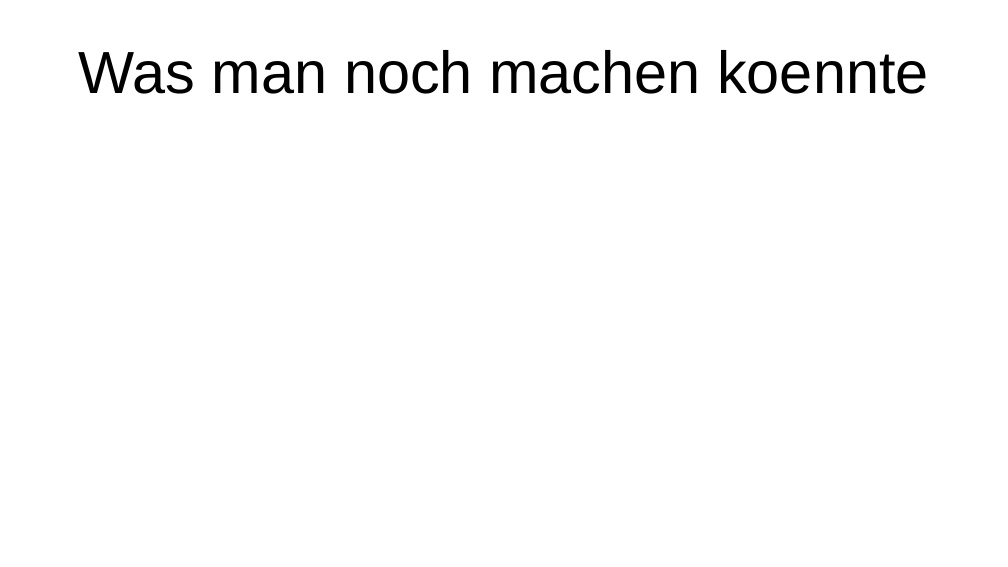
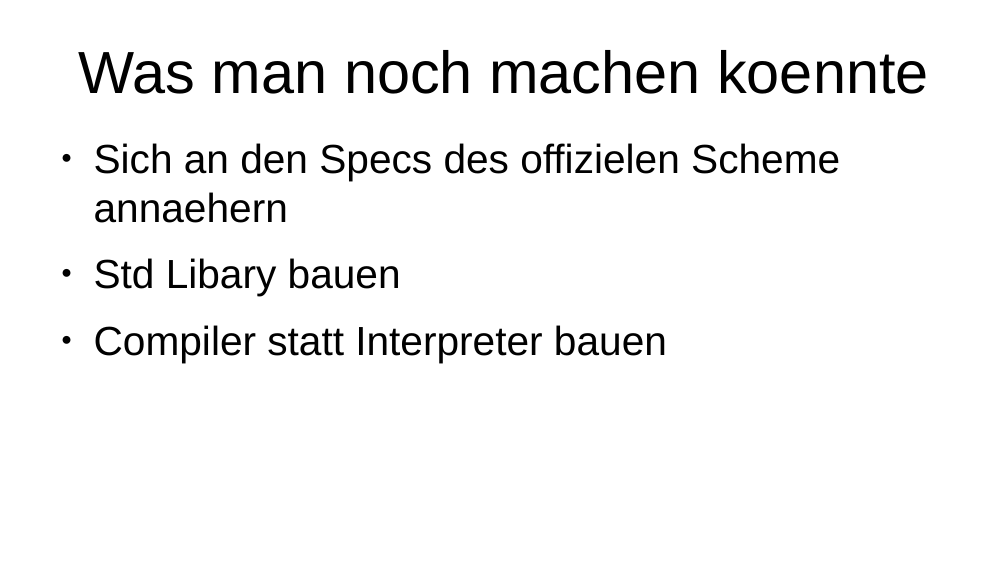
Before and after one commit to Iquiji/little-schemer-talk, a slide deck: slide 16 of Talk Engineering Day 2-6-2022.odp (slide 14 before the commit). Drawn at 1008x567 pixels with LibreOffice and Linux fonts; fonts in the diff are those of the drawing. Boxes give left, top, right and bottom in pixels: in the first picture for what was removed or moved away, otherwise in the second. Text is boxed around its words. In the diff, an @@ line names an element or a change of style, - is before the commit and + after.

```diff
--- a/Talk Engineering Day 2-6-2022.odp
+++ b/Talk Engineering Day 2-6-2022.odp
@@ text added at box(94, 143, 840, 363), 32 pt, text #000000 @@
+● Sich an den Specs des offizielen Scheme annaehern
+● Std Libary bauen
+● Compiler statt Interpreter bauen
```
Also in this commit, not shown: 5 other slides changed, 4 slides added, 2 slides removed.
